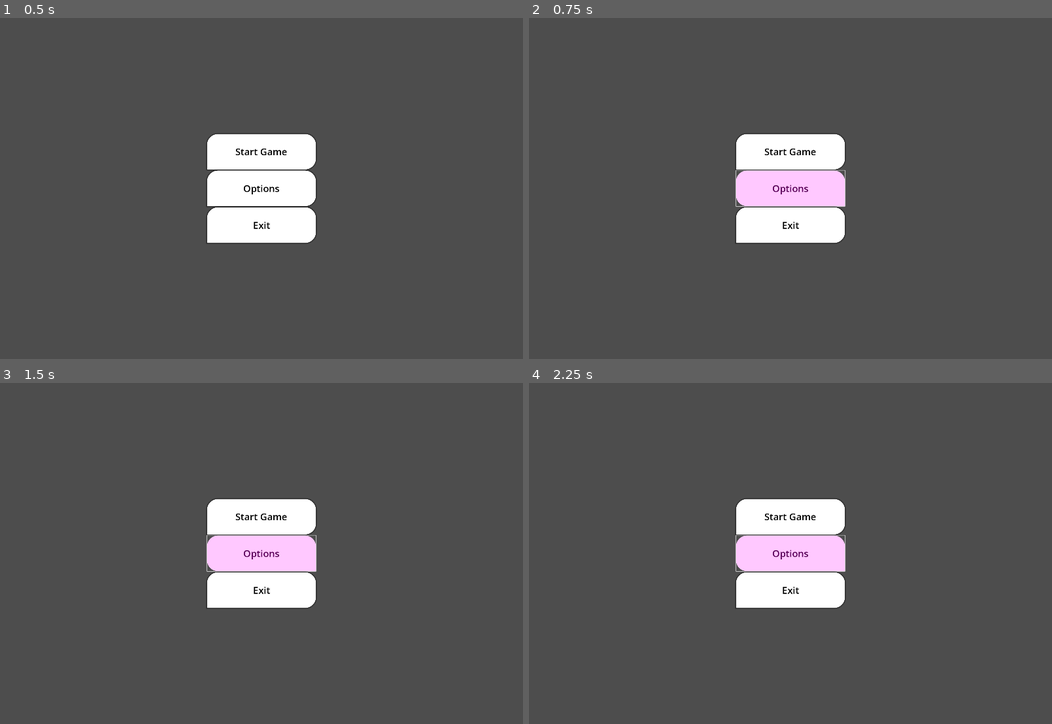
Above: before the commit, frames 1-4 (two rows, left to right).
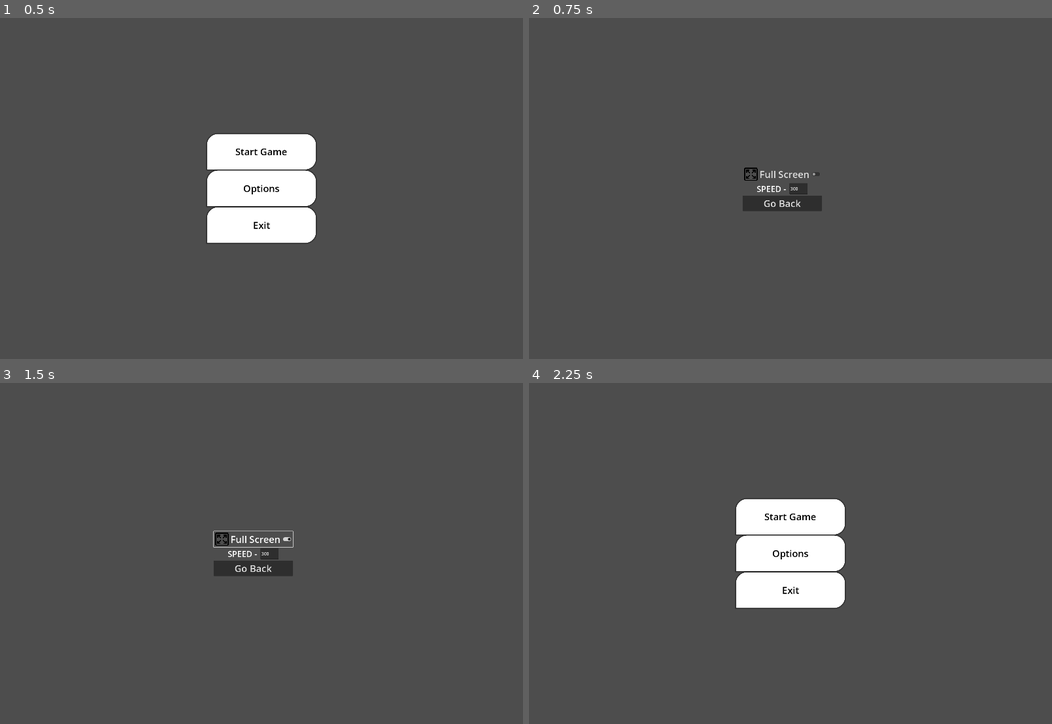
Above: after the commit, the same moments.

Repository: tarikdemiroren/FlappyHawk
Game: Godot game, scene res://scenes/interface/main_screen.tscn
Same seed, same stepped clock (60 frames per second), same inputs: the game is played once before the commit and once after it. Sound files missing from this copy of the repository are replaced by a short silence.
Inputs (mouse positions are in pixels of both pictures, inside the frame that each line leads up to):
- Up to frame 1 (0.5 s): no input
- Up to frame 2 (0.75 s): click "Options" at 0.5 s
- Up to frame 3 (1.5 s): click (251, 539) at 1.25 s, where only the run after the commit has a clickable "Full Screen"
- Up to frame 4 (2.25 s): click (780, 567) at 2 s, where only the run after the commit has a clickable "Go Back"

Frame 1 is identical in both runs. In frame 2, 6.5% of the frame differs, in the area x 39-61%, y 33-67%; in frame 3, 6.5%; in frame 4, 2.3%.

Commit message:
Options added

Diff:
--- a/project.godot
+++ b/project.godot
@@ -16,6 +16,10 @@
 run/max_fps=120
 config/icon="res://icon.svg"
 
+[autoload]
+
+GlobalVariables="*res://scripts/global_variables.gd"
+
 [display]
 
 window/size/viewport_width=1920
--- a/scenes/interface/main_screen.tscn
+++ b/scenes/interface/main_screen.tscn
@@ -1,8 +1,9 @@
-[gd_scene load_steps=8 format=3 uid="uid://cbk5mhdiofstw"]
+[gd_scene load_steps=10 format=3 uid="uid://cbk5mhdiofstw"]
 
 [ext_resource type="Script" path="res://scripts/interface/main_screen.gd" id="1_ocs7o"]
 [ext_resource type="Shader" path="res://scripts/interface/main_screen_fade_out.gdshader" id="2_ghii1"]
 [ext_resource type="Script" path="res://scripts/interface/fade_overlay.gd" id="3_52313"]
+[ext_resource type="Texture2D" uid="uid://c83cehvk17doh" path="res://assets/images/fullscreen_icon.png" id="4_ygp4w"]
 
 [sub_resource type="StyleBoxFlat" id="StyleBoxFlat_8h4ai"]
 bg_color = Color(1, 0.784314, 1, 1)
@@ -27,6 +28,8 @@
 shader = ExtResource("2_ghii1")
 shader_parameter/circle_radius = 0.275
 shader_parameter/screen_center = Vector2(0.5, 0.5)
+
+[sub_resource type="ViewportTexture" id="ViewportTexture_6066i"]
 
 [node name="MainScreen" type="Control"]
 layout_mode = 3
@@ -102,3 +105,51 @@
 grow_vertical = 2
 color = Color(0, 0, 0, 1)
 script = ExtResource("3_52313")
+
+[node name="OptionsContainer" type="VBoxContainer" parent="."]
+layout_mode = 1
+anchors_preset = 8
+anchor_left = 0.5
+anchor_top = 0.5
+anchor_right = 0.5
+anchor_bottom = 0.5
+offset_left = -176.0
+offset_top = -28.0
+offset_right = 116.0
+offset_bottom = 29.0
+grow_horizontal = 2
+grow_vertical = 2
+
+[node name="CheckButton" type="CheckButton" parent="OptionsContainer"]
+layout_mode = 2
+theme_override_font_sizes/font_size = 35
+text = "Full Screen"
+icon = ExtResource("4_ygp4w")
+alignment = 1
+expand_icon = true
+
+[node name="SpeedChoice" type="HBoxContainer" parent="OptionsContainer"]
+layout_mode = 2
+alignment = 1
+
+[node name="SpeedLabel" type="Label" parent="OptionsContainer/SpeedChoice"]
+layout_mode = 2
+theme_override_font_sizes/font_size = 30
+text = "SPEED - "
+
+[node name="SpinBox" type="SpinBox" parent="OptionsContainer/SpeedChoice"]
+layout_mode = 2
+theme_override_icons/updown = SubResource("ViewportTexture_6066i")
+min_value = 50.0
+max_value = 700.0
+step = 10.0
+value = 300.0
+
+[node name="GoBack" type="Button" parent="OptionsContainer"]
+layout_mode = 2
+theme_override_font_sizes/font_size = 35
+text = "Go Back"
+
+[connection signal="pressed" from="OptionsContainer/CheckButton" to="." method="_on_check_button_pressed"]
+[connection signal="value_changed" from="OptionsContainer/SpeedChoice/SpinBox" to="." method="_on_spin_box_value_changed"]
+[connection signal="pressed" from="OptionsContainer/GoBack" to="." method="_on_go_back_pressed"]
--- a/scenes/player/bird.tscn
+++ b/scenes/player/bird.tscn
@@ -11,7 +11,6 @@
 
 [node name="Bird" type="CharacterBody2D"]
 script = ExtResource("1_6jn6j")
-health = 30
 
 [node name="Birb" type="Sprite2D" parent="."]
 scale = Vector2(0.362152, 0.3465)
--- /dev/null
+++ b/scripts/global_variables.gd
@@ -0,0 +1,12 @@
+extends Node
+
+@export var jump_velocity : float
+@export var speed : float
+@export var boost_multiplier : float
+# Called when the node enters the scene tree for the first time.
+func _ready() -> void:
+	pass # Replace with function body.
+
+# Called every frame. 'delta' is the elapsed time since the previous frame.
+func _process(delta: float) -> void:
+	pass
--- a/scripts/interface/main_screen.gd
+++ b/scripts/interface/main_screen.gd
@@ -4,6 +4,8 @@
 @onready var optionsButton = $ButtonsContainer/OptionsButton
 @onready var exitButton = $ButtonsContainer/ExitButton
 @onready var fadeOverlay = $FadeOverlay
+@onready var optionsContainer = $OptionsContainer
+@onready var buttonsContainer = $ButtonsContainer
 
 @export var startScene : PackedScene
 
@@ -14,6 +16,7 @@
 	exitButton.pressed.connect(_on_exit_pressed)
 
 	fadeOverlay.hide()
+	optionsContainer.hide()
 
 	startScene = preload("res://scenes/interface/game_world.tscn")
 
@@ -27,9 +30,24 @@
 	get_tree().change_scene_to_packed(startScene)
 
 func _on_options_pressed():
-	pass
+	buttonsContainer.hide()
+	optionsContainer.show()
 
 func _on_exit_pressed():
 	fadeOverlay.show()
 	await fadeOverlay.start_fade_in()
 	get_tree().quit()  # Quit after the effect is done
+
+func _on_check_button_pressed() -> void:
+	if DisplayServer.window_get_mode() == DisplayServer.WINDOW_MODE_FULLSCREEN:
+		DisplayServer.window_set_mode(DisplayServer.WINDOW_MODE_WINDOWED)
+	else:
+		DisplayServer.window_set_mode(DisplayServer.WINDOW_MODE_FULLSCREEN)
+
+func _on_spin_box_value_changed(value: float) -> void:
+	GlobalVariables.speed = value
+
+
+func _on_go_back_pressed() -> void:
+	optionsContainer.hide()
+	buttonsContainer.show()
--- a/scripts/player/bird.gd
+++ b/scripts/player/bird.gd
@@ -1,8 +1,8 @@
 extends CharacterBody2D
 
-const SPEED = 300.0
-const JUMP_VELOCITY = -500.0
-const BOOST_MULTIPLIER = 2.3
+var SPEED = 300.0
+var JUMP_VELOCITY = -500.0
+var BOOST_MULTIPLIER = 2.3
 const BOOST_TIME = 0.2  # Time window for double-tap boost
 
 @export var health = 20
@@ -24,6 +24,12 @@
 func _ready() -> void:
 	shape = $Birb
 	collision = $BirdShape
+	if GlobalVariables.speed != 0.0:
+		SPEED = GlobalVariables.speed
+	if GlobalVariables.jump_velocity != 0.0:
+		JUMP_VELOCITY = GlobalVariables.jump_velocity
+	if GlobalVariables.boost_multiplier != 0.0:
+		BOOST_MULTIPLIER = GlobalVariables.boost_multiplier
 
 func _physics_process(delta: float) -> void:
 	if not is_on_floor():
Binary file added: assets/images/fullscreen_icon.png
Not shown, added: assets/images/fullscreen_icon.png.import
